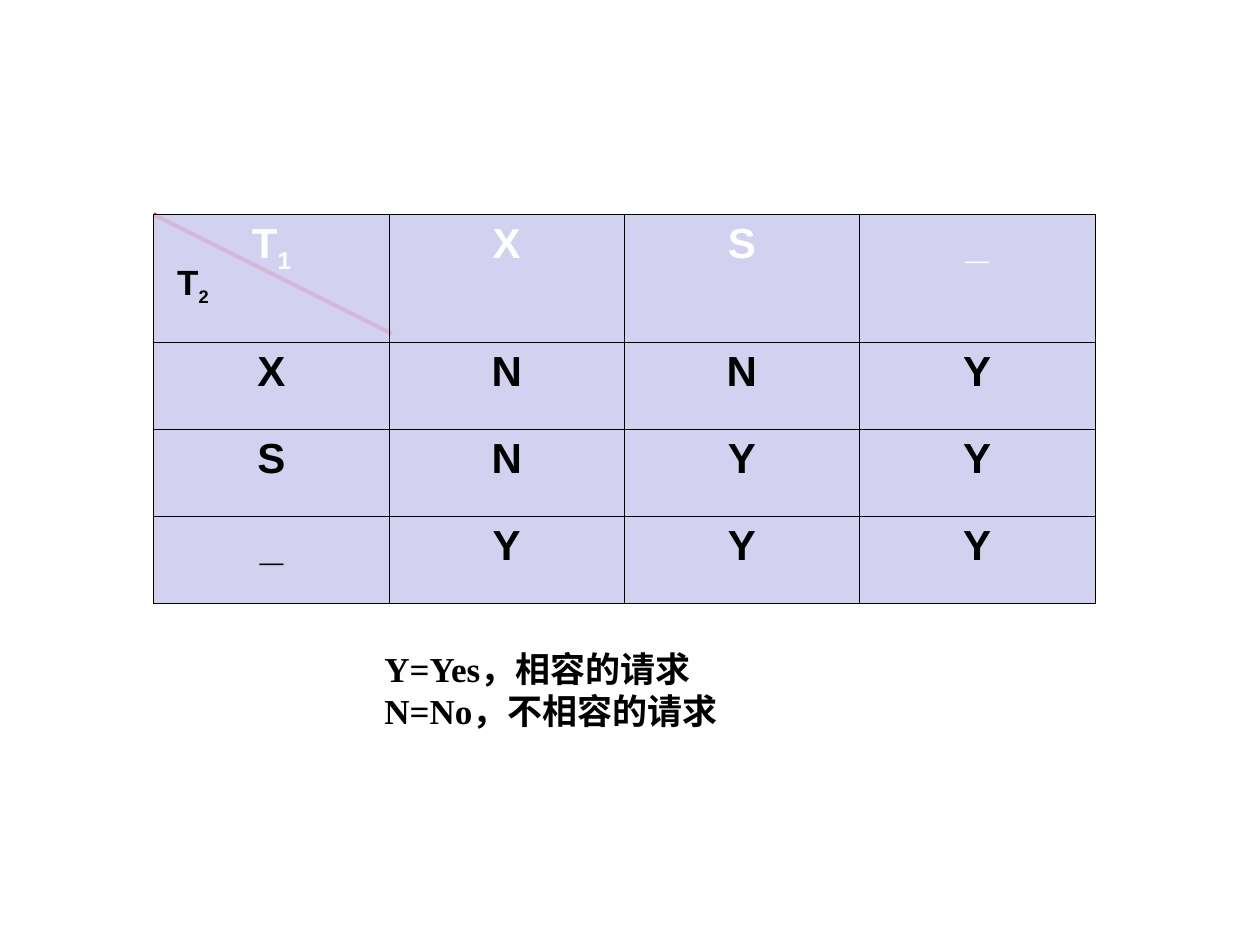
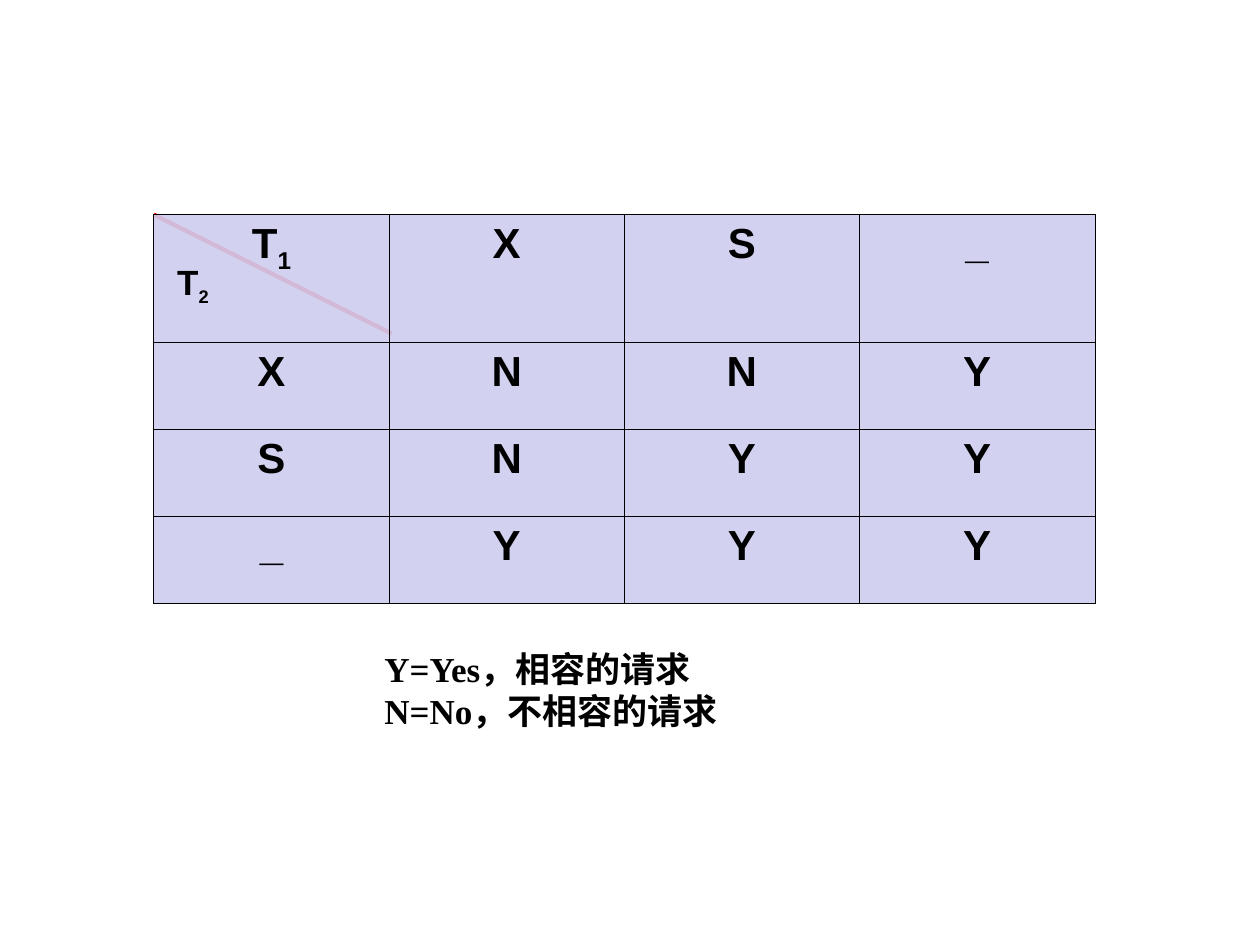
Before and after one commit to HBU/DataBase, a slide deck: slide 23 of PPT/DB第11章.ppt. Drawn at 1260x945 pixels with LibreOffice and Linux fonts; fonts in the diff are those of the drawing; background and template pictures are left out. Boxes give left, top, right and bottom in pixels: in the first picture for what was removed or moved away, otherwise in the second. Text is boxed around its words. In the diff, an @@ line names an element or a change of style, - is before the commit and + after.

```diff
--- a/PPT/DB第11章.ppt
+++ b/PPT/DB第11章.ppt
@@ table at (x1=154, y1=214, x2=1096, y2=604) @@
@@ text colour #FFFFFF to #000000 in "T1", "X", "S", "_" @@
```
Also in this commit, not shown: 22 other slides changed.
